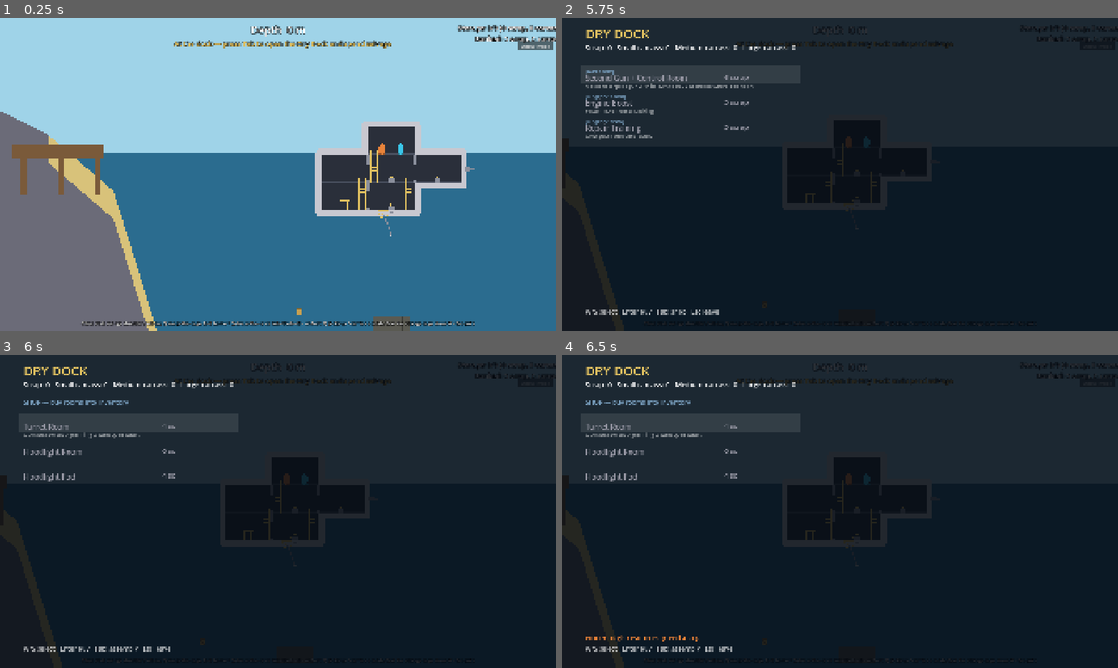
Above: before the commit, frames 1-4 (two rows, left to right).
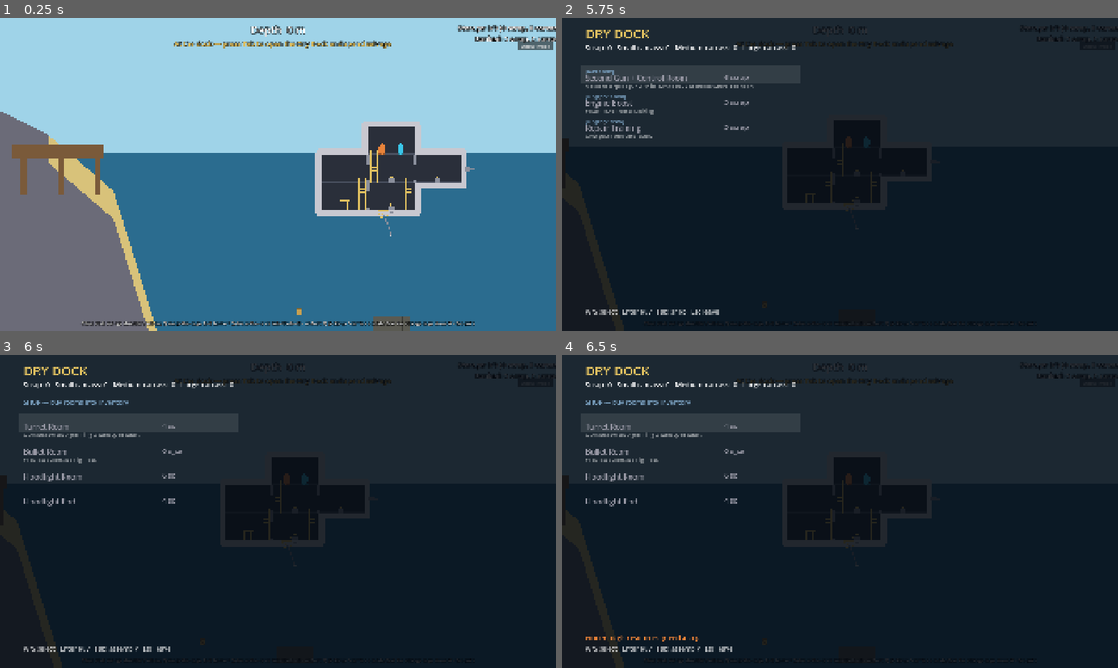
Above: after the commit, the same moments.

Repository: SnirNehemia/deeper
Game: Godot game, scene res://scenes/world.tscn
The game is run twice, just before and just after one commit, with the same random seed, the same clock (stepped at 60 frames per second) and the same inputs.
Inputs:
- Up to frame 1 (0.25 s): no input
- Up to frame 2 (5.75 s): tap Enter at 0.5, 2, 3.5, 3.6 s; hold D 0.53-2.03 s; tap Tab at 0.6 s; tap Space at 0.77, 1.25, 1.52, 2.75, 3.02, 3.77, 4.25, 4.52 s; tap E at 1.35 s; hold A 2.03-2.78 s; tap Q at 2.1 s; hold D 2.78-4.28 s; tap Shift at 2.85 s; hold A 4.28-5.03 s; tap Keypad Enter at 4.35 s; hold D from 5.03 s (still down); tap M at 5.1 s
- Up to frame 3 (6 s): release D at 5.78 s; hold A from 5.78 s (still down); tap Tab at 5.85 s
- Up to frame 4 (6.5 s): keep holding A; tap Space at 6.02 s

Frames 1-2 are identical in both runs. In frame 3, 0.4% of the frame differs, in the area x 4-33%, y 30-49%; in frame 4, 0.4%.

Commit message:
M4-12: Bullet Room - second hand-built gun room via the add-deeper-room skill
Placed bullet_room generates a TurretStation firing fast Bullet projectiles
(6 m/s, 3 shots/s) instead of torpedoes. TurretStation gains fire_cooldown/
projectile_speed/use_bullet fields; Torpedo gains configurable lifetime/radius
so Bullet (extends Torpedo) reuses flight/hit/despawn/fish-kill logic. New
GameFeel.bullet tuning block, ModuleCatalog bullet_room entry (6 s_ca), and
Sub's gun-room anchor logic generalized into _gun_room_anchors() shared by the
Turret Room and Bullet Room. Test coverage in test_turret.gd.

Diff:
--- a/autoload/game_feel.gd
+++ b/autoload/game_feel.gd
@@ -155,6 +155,17 @@
 
 var turret: TurretFeel = TurretFeel.new()
 
+## Bullet Room feel (M4-12, ROOM_SYSTEM.md §6 "Bullet weapon room" — speed
+## 6 m/s, damage 1 hp, rate 3/s). Fast and frequent vs. the base turret's slow,
+## weighty torpedoes — same seat/aim/cone via TurretStation, different
+## projectile (Bullet).
+class BulletFeel:
+	var bullet_speed: float = 6.0    ## m/s
+	var fire_cooldown: float = 1.0 / 3.0  ## s between shots (rate 3/s)
+	var bullet_lifetime: float = 4.0  ## s before an unspent shot fizzles out
+
+var bullet: BulletFeel = BulletFeel.new()
+
 ## Territorial fish feel (Milestone 2). Small fauna: avoidable by careful
 ## piloting — they only chase inside their territory and always swim home.
 class FishFeel:
--- a/scripts/stations/turret_station.gd
+++ b/scripts/stations/turret_station.gd
@@ -7,6 +7,10 @@
 ## it's clamped to a forward cone — so the helm must still point the sub at
 ## threats. `use` fires slow torpedoes with infinite ammo. The barrel itself is
 ## drawn by SubVisual so it tilts with the hull (playtest #6/#8).
+##
+## Also used for the Bullet Room (M4-12, ROOM_SYSTEM.md §6): same seat/aim/
+## barrel, but `use_bullet = true` and `fire_cooldown`/`projectile_speed`
+## reconfigured for fast, low-damage bullets instead of torpedoes.
 
 ## This gun's tube position (sub-local) and which way it faces: +1 = aims off
 ## the bow (right), -1 = aims off the stern (left). Always set by Sub at build
@@ -16,6 +20,15 @@
 
 ## Current aim angle in radians (0 = straight along the gun's facing, + = down).
 var aim_angle: float = 0.0
+
+## Time between shots (s) and projectile speed (m/s). Default to the base
+## torpedo turret's feel; the Bullet Room (M4-12) overrides both at build time.
+var fire_cooldown: float = GameFeel.turret.fire_cooldown
+var projectile_speed: float = GameFeel.turret.torpedo_speed
+
+## True for the Bullet Room (M4-12, ROOM_SYSTEM.md §6 "Bullet weapon room"):
+## fires `Bullet` (fast, low-damage) instead of `Torpedo`.
+var use_bullet: bool = false
 
 var _cooldown: float = 0.0
 
@@ -42,13 +55,13 @@
 		_fire()
 
 func _fire() -> void:
-	_cooldown = GameFeel.turret.fire_cooldown
+	_cooldown = fire_cooldown
 	# The visible barrel tilts with the hull's cosmetic pitch, so launch the
-	# torpedo along that same tilted line (keeps shot + barrel aligned).
+	# projectile along that same tilted line (keeps shot + barrel aligned).
 	var dir := barrel_dir().rotated(sub.pitch)
-	var torpedo := Torpedo.new()
-	torpedo.velocity = dir * GameFeel.turret.torpedo_speed * GameFeel.PIXELS_PER_METER
+	var projectile: Torpedo = Bullet.new() if use_bullet else Torpedo.new()
+	projectile.velocity = dir * projectile_speed * GameFeel.PIXELS_PER_METER
 	# Launch into the world (not the sub) so it flies free of the hull.
 	var world := sub.get_parent()
-	world.add_child(torpedo)
-	torpedo.global_position = sub.to_global(tube_local.rotated(sub.pitch)) + dir * 30.0
+	world.add_child(projectile)
+	projectile.global_position = sub.to_global(tube_local.rotated(sub.pitch)) + dir * 30.0
--- a/scripts/sub/module_catalog.gd
+++ b/scripts/sub/module_catalog.gd
@@ -17,6 +17,7 @@
 		_room("claw_room", "Claw Room", Vector2i(1, 1), 0, false),
 		_room("storage", "Storage Room", Vector2i(1, 1), 0, false),
 		_turret_room(),
+		_bullet_room(),
 		_floodlight_room(),
 		_floodlight_pod(),
 	]
@@ -48,6 +49,21 @@
 	def.footprint = Vector2i(1, 1)
 	def.has_firing_face = true
 	def.cost = {"sc": 4}  # base gun room (ROOM_SYSTEM.md §6)
+	return def
+
+## The Bullet Room (M4-12, ROOM_SYSTEM.md §6 "Bullet weapon room") — the
+## second hand-built room, built via the add-deeper-room skill: a fast,
+## low-damage gun on its firing-face wall, with its own gunner seat
+## (Sub._build_bullet_room). Reuses TurretStation (seat/aim/cone) with
+## Bullet projectiles instead of Torpedo.
+static func _bullet_room() -> ModuleDef:
+	var def := ModuleDef.new()
+	def.id = "bullet_room"
+	def.display_name = "Bullet Room"
+	def.description = "Fires fast bullets at a high rate."
+	def.footprint = Vector2i(1, 1)
+	def.has_firing_face = true
+	def.cost = {"s_ca": 6}  # bullet weapon room (ROOM_SYSTEM.md §6)
 	return def
 
 ## A room built to host the floodlight pod (M4-9) — the pod attaches to one of
--- a/scripts/sub/sub.gd
+++ b/scripts/sub/sub.gd
@@ -112,6 +112,11 @@
 ## starting "room" module), which stay as the Minnow+'s built-in weapon.
 var _turret_rooms: Array = []
 
+## Same shape as `_turret_rooms`, for placed `bullet_room`s (M4-12,
+## ROOM_SYSTEM.md §6 "Bullet weapon room") — computed by the same
+## `_gun_room_anchors` helper, consumed by `_build_bullet_room`.
+var _bullet_rooms: Array = []
+
 func _ready() -> void:
 	collision_layer = Layers.SUB_HULL
 	collision_mask = Layers.TERRAIN
@@ -275,12 +280,20 @@
 	elif helm != null:
 		_respawn_local = _helm_seat
 
-	# Placed turret rooms (M4-10): gunner seat in s3, tube on the firing-face
-	# wall (mirrored picks which side it points to — validate() rule 5 already
-	# guarantees that side is exterior).
-	_turret_rooms = []
+	# Placed gun rooms (turret_room M4-10, bullet_room M4-12): gunner seat in
+	# s3, tube on the firing-face wall (mirrored picks which side it points
+	# to — validate() rule 5 already guarantees that side is exterior).
+	_turret_rooms = _gun_room_anchors("turret_room", crew_half)
+	_bullet_rooms = _gun_room_anchors("bullet_room", crew_half)
+
+## One {"room", "seat", "tube", "facing"} entry per placed room of `module_id`
+## with a firing-face gun: gunner seat in s3, tube just outside the firing-face
+## wall (mirrored -> stern/-x, unmirrored -> bow/+x), same convention as
+## SubValidator._firing_face_offset.
+func _gun_room_anchors(module_id: String, crew_half: float) -> Array:
+	var anchors: Array = []
 	for room in geometry.rooms:
-		if room.module_id != "turret_room":
+		if room.module_id != module_id:
 			continue
 		var floor_y := room.rect.position.y + room.rect.size.y
 		var seat := Vector2(_section_x(room, 3), floor_y - crew_half)
@@ -292,7 +305,8 @@
 		else:
 			tube = Vector2(room.rect.position.x + room.rect.size.x + 36.0, room.rect.get_center().y)
 			facing = 1.0
-		_turret_rooms.append({"room": room, "seat": seat, "tube": tube, "facing": facing})
+		anchors.append({"room": room, "seat": seat, "tube": tube, "facing": facing})
+	return anchors
 
 func helm_seat_local() -> Vector2:
 	return _helm_seat
@@ -663,6 +677,8 @@
 		_build_turret()
 	for tr in _turret_rooms:
 		_build_turret_room(tr)
+	for br in _bullet_rooms:
+		_build_bullet_room(br)
 	if _room_by_id("claw_room") != null:
 		_build_claw()
 
@@ -695,6 +711,22 @@
 	add_child(turret)
 	_visual.turrets.append(turret)
 
+## A placed Bullet Room's gunner station (M4-12, ROOM_SYSTEM.md §6 "Bullet
+## weapon room") — same TurretStation as the Turret Room, but firing fast,
+## low-damage bullets at a high rate instead of torpedoes.
+func _build_bullet_room(br: Dictionary) -> void:
+	var turret := TurretStation.new()
+	turret.sub = self
+	turret.room_index = br["room"].water_index
+	turret.position = br["seat"]
+	turret.tube_local = br["tube"]
+	turret.facing = br["facing"]
+	turret.fire_cooldown = GameFeel.bullet.fire_cooldown
+	turret.projectile_speed = GameFeel.bullet.bullet_speed
+	turret.use_bullet = true
+	add_child(turret)
+	_visual.turrets.append(turret)
+
 func _build_claw() -> void:
 	var claw := ClawStation.new()
 	claw.sub = self
--- /dev/null
+++ b/scripts/weapons/bullet.gd
@@ -0,0 +1,17 @@
+class_name Bullet
+extends Torpedo
+
+## A fast, low-damage round fired by the Bullet Room (M4-12, ROOM_SYSTEM.md §6
+## "Bullet weapon room"). Same flight/hit/despawn behavior as Torpedo (small
+## hitbox, terrain puff, one-hit fish kill) — just faster, smaller, and
+## shorter-lived, with its own look.
+
+func _ready() -> void:
+	radius = 3.0
+	lifetime = GameFeel.bullet.bullet_lifetime
+	super._ready()
+
+func _draw() -> void:
+	# A small bright streak (local +x is the flight direction).
+	draw_rect(Rect2(-10.0, -2.0, 18.0, 4.0), PlaceholderArt.HULL_COLOR)
+	draw_circle(Vector2(8.0, 0.0), 2.5, PlaceholderArt.HULL_COLOR)
--- a/scripts/weapons/torpedo.gd
+++ b/scripts/weapons/torpedo.gd
@@ -11,6 +11,12 @@
 ## Flight velocity in px/s, set by the turret at launch.
 var velocity: Vector2 = Vector2.ZERO
 
+## Seconds before an unspent shot fizzles out. Overridden by Bullet (M4-12).
+var lifetime: float = GameFeel.turret.torpedo_lifetime
+
+## Collision circle radius, px. Overridden by Bullet (M4-12) for a smaller hitbox.
+var radius: float = 8.0
+
 var _life: float = 0.0
 
 func _ready() -> void:
@@ -20,7 +26,7 @@
 	monitorable = true
 	var shape := CollisionShape2D.new()
 	var circle := CircleShape2D.new()
-	circle.radius = 8.0
+	circle.radius = radius
 	shape.shape = circle
 	add_child(shape)
 	body_entered.connect(_on_body_entered)
@@ -29,7 +35,7 @@
 func _physics_process(delta: float) -> void:
 	position += velocity * delta
 	_life += delta
-	if _life > GameFeel.turret.torpedo_lifetime:
+	if _life > lifetime:
 		queue_free()
 	queue_redraw()
 
--- a/tests/test_turret.gd
+++ b/tests/test_turret.gd
@@ -16,6 +16,7 @@
 	await _test_seat_and_aim()
 	await _test_fire_and_despawn()
 	await _test_placed_turret_room()
+	await _test_placed_bullet_room()
 
 	if _failures == 0:
 		print("TURRET TESTS PASSED")
@@ -210,3 +211,41 @@
 				"its tube sits outside the room's footprint, on the firing-face wall")
 
 	sub.queue_free()
+
+func _test_placed_bullet_room() -> void:
+	print("[placed Bullet Room (M4-12)]")
+	var layout := SubLayout.starting_layout()
+	# Stern-mounted, mirrored: its firing face (-2, 0) is exterior, and (-1, 0)
+	# is the new leftmost cell on its row (validate() rule 8).
+	layout.placements.append(SubLayout.Placement.new("bullet_room", Vector2i(-1, 0), true))
+	_check(SubValidator.validate(layout)["ok"], "the layout with a placed bullet room is valid")
+
+	var sub := Sub.new()
+	sub.layout = layout
+	add_child(sub)
+
+	var turrets: Array[TurretStation] = []
+	for child in sub.get_children():
+		if child is TurretStation:
+			turrets.append(child)
+	_check(turrets.size() == 2, "the sub now has two turret stations (legacy bow gun + Bullet Room)")
+
+	var room := sub._room_by_id("bullet_room")
+	_check(room != null, "the layout's bullet room is in the generated geometry")
+	if room != null:
+		var placed: TurretStation = null
+		for t in turrets:
+			if t.room_index == room.water_index:
+				placed = t
+		_check(placed != null, "one turret station seats in the placed bullet room")
+		if placed != null:
+			_check(placed.use_bullet, "the Bullet Room's station fires bullets")
+			_check(placed.facing < 0.0, "a mirrored bullet room fires toward the stern (-x)")
+			_check(placed.tube_local.x < room.rect.position.x,
+				"its tube sits outside the room's footprint, on the firing-face wall")
+			_check(absf(placed.fire_cooldown - GameFeel.bullet.fire_cooldown) < 0.001,
+				"its fire rate matches the Bullet Room's feel")
+			_check(absf(placed.projectile_speed - GameFeel.bullet.bullet_speed) < 0.001,
+				"its projectile speed matches the Bullet Room's feel")
+
+	sub.queue_free()
Not shown, added: scripts/weapons/bullet.gd.uid
Not shown, changed: DECISIONS.md
Not shown, changed: STATUS.md
